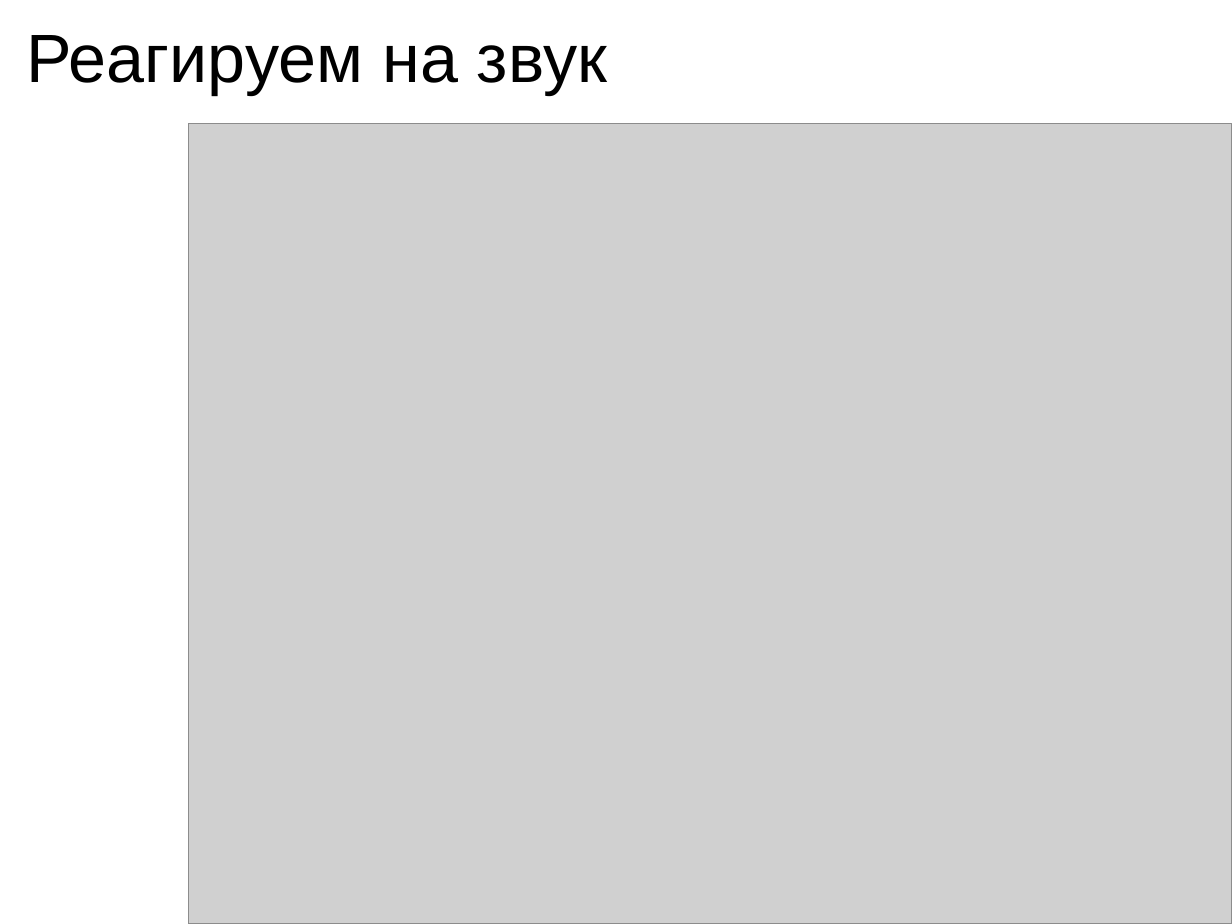
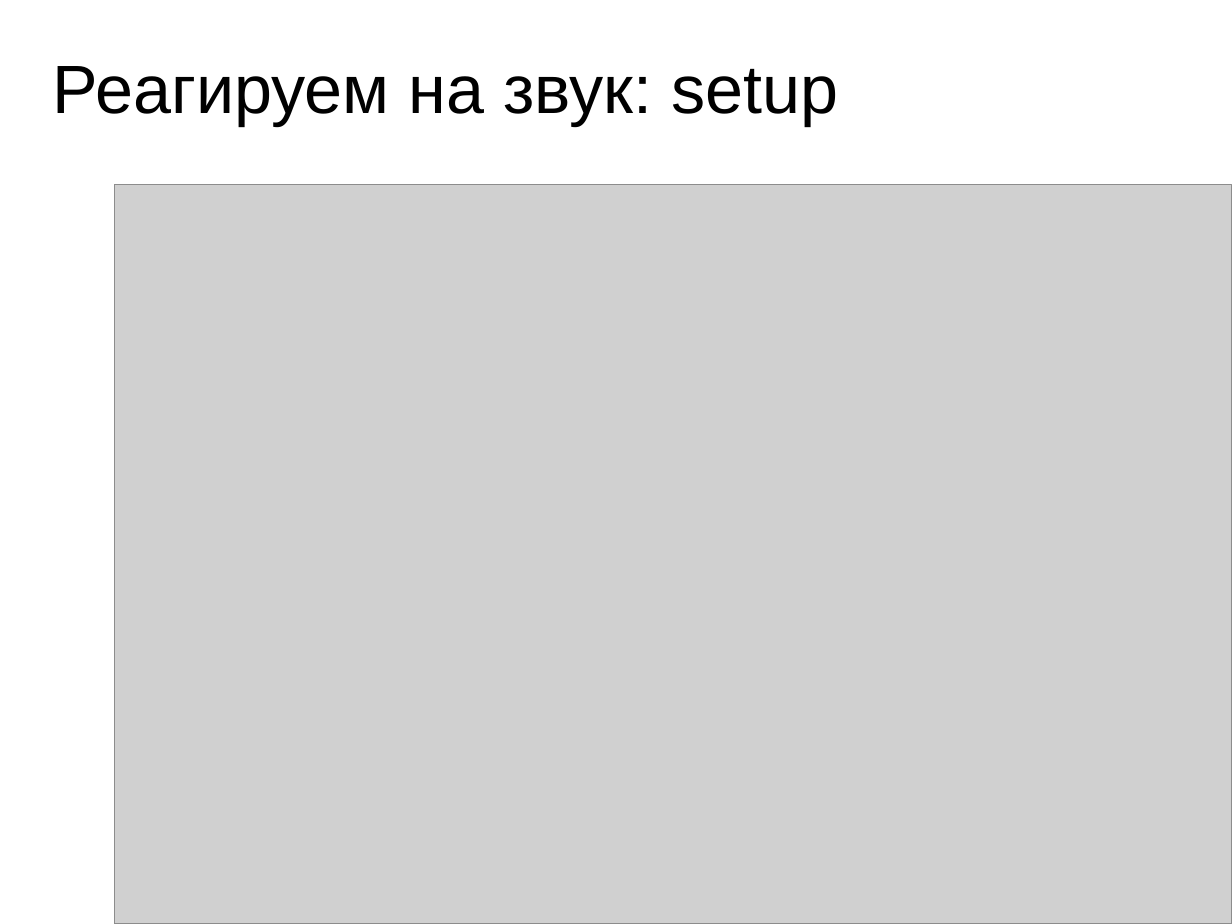
Before and after one commit to 1i7/lessons, a slide deck: slide 21 of chipkit-robot-intro/Программирование микроконтроллеров.odp. Drawn at 1232x924 pixels with LibreOffice and Linux fonts; fonts in the diff are those of the drawing; grey boxes stand for pictures. Boxes give left, top, right and bottom in pixels: in the first picture for what was removed or moved away, otherwise in the second. Text is boxed around its words. In the diff, an @@ line names an element or a change of style, - is before the commit and + after.

```diff
--- a/chipkit-robot-intro/Программирование микроконтроллеров.odp
+++ b/chipkit-robot-intro/Программирование микроконтроллеров.odp
@@ title at [53,66,838,125]: text changed @@
-Реагируем на звук
+Реагируем на звук: setup
@@ picture: place and size @@
-picture at [188,123,1232,924]
+picture at [114,184,1232,923]
```
Also in this commit, not shown: 2 other slides changed, 1 slide added, 1 other file.
